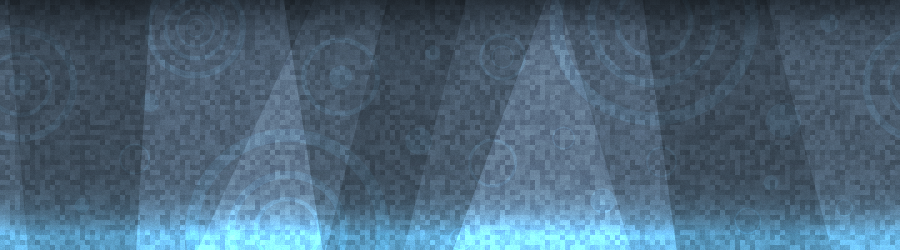
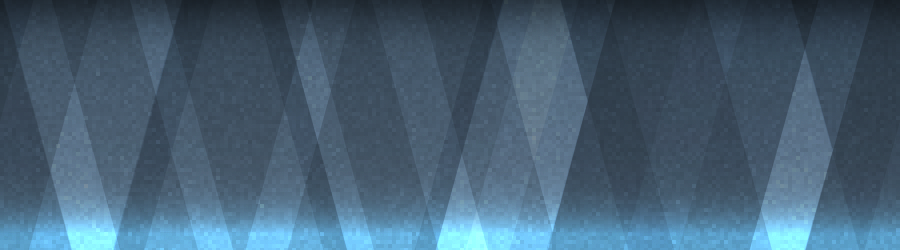
Comparing the layer stacks of the two 900 x 250 images. Changes:
removed layer "header-circles" (was color dodge) from group "Decoration" over [0,0,900,250]
removed layer "Pixeloverlay" (was overlay) from group "Decoration" over [0,0,900,250]
moved "Shine" into group "Decoration" over [0,0,900,234]
"New Pixels": blend overlay → color dodge, painted on it over [0,0,900,250]
removed layer "Shape 2" (was overlay, 20%) from group "Decoration" over [0,0,900,250]
removed layer "Shape 1" (was overlay, 30%) from group "Decoration" over [136,0,677,250]
added group "Shapes" (30%) with 5 layers in group "Decoration" over [0,0,900,250]
added layer "Darken \" (soft light, 50%) in group "Shapes" over [0,0,900,250]
added layer "Darken /" (soft light, 50%) in group "Shapes" over [0,0,900,250]
added layer "Sp_Lighten /" (overlay, 25%) in group "Shapes" over [465,0,748,250]
added layer "Lighten /" (overlay, 50%) in group "Shapes" over [28,0,875,250]
added layer "Lighten \" (overlay, 50%) in group "Shapes" over [4,0,833,250]
